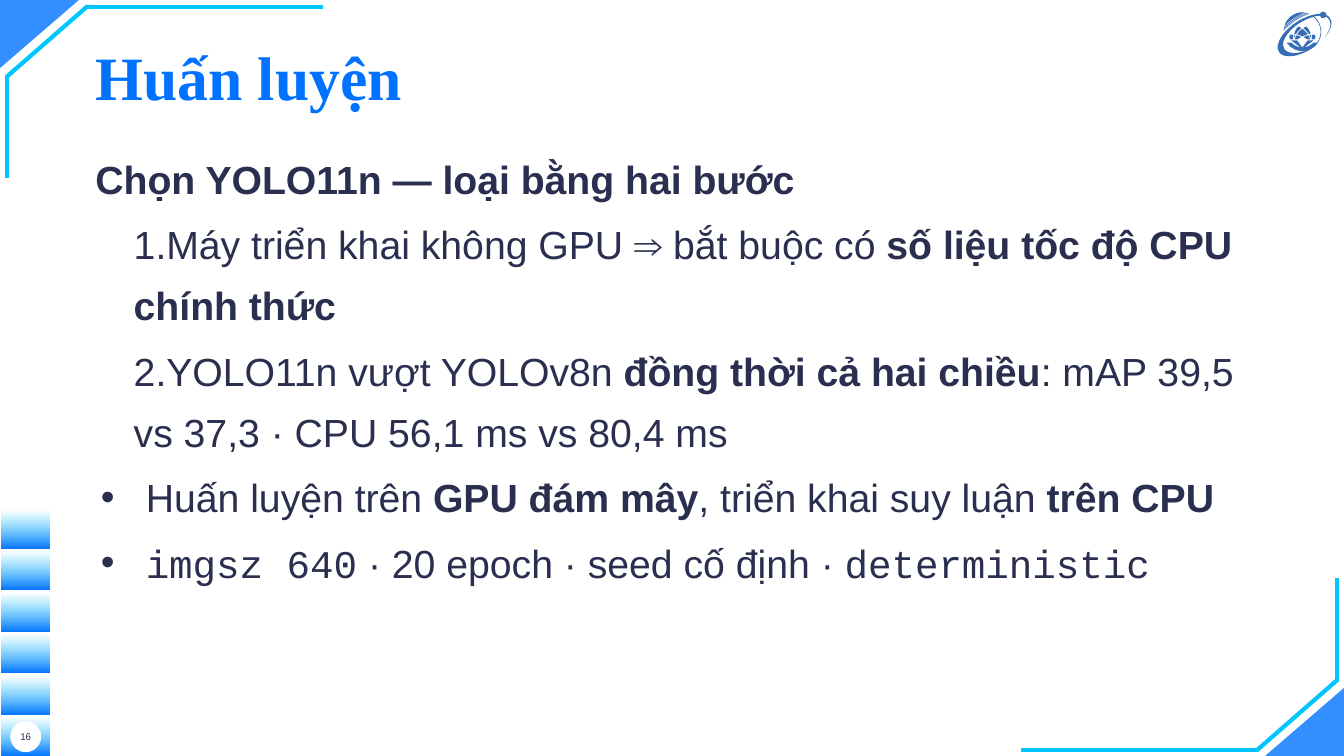
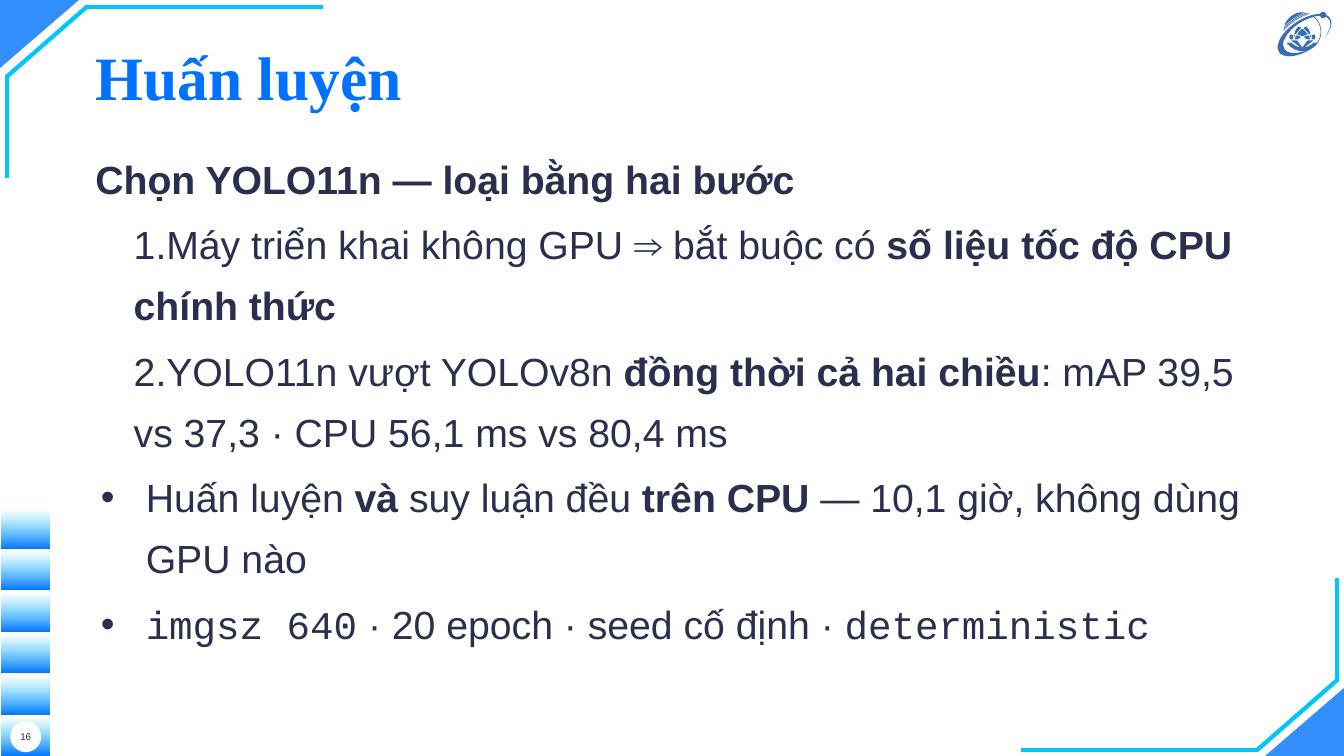
Before and after one commit to hieunguyen2604/alpr-do-an-mon-hoc, a slide deck: slide 16 of docs/slides/slides.pptx. Drawn at 1344x756 pixels with LibreOffice and Linux fonts; fonts in the diff are those of the drawing; background and template pictures are left out. Boxes give left, top, right and bottom in pixels: in the first picture for what was removed or moved away, otherwise in the second. Text is boxed around its words. In the diff, an @@ line names an element or a change of style, - is before the commit and + after.

```diff
--- a/docs/slides/slides.pptx
+++ b/docs/slides/slides.pptx
@@ text at [146,482,1240,574]: text changed @@
-• Huấn luyện trên GPU đám mây, triển khai suy luận trên CPU
+• Huấn luyện và suy luận đều trên CPU — 10,1 giờ, không dùng GPU nào
```
Also in this commit, not shown: 6 other files.
